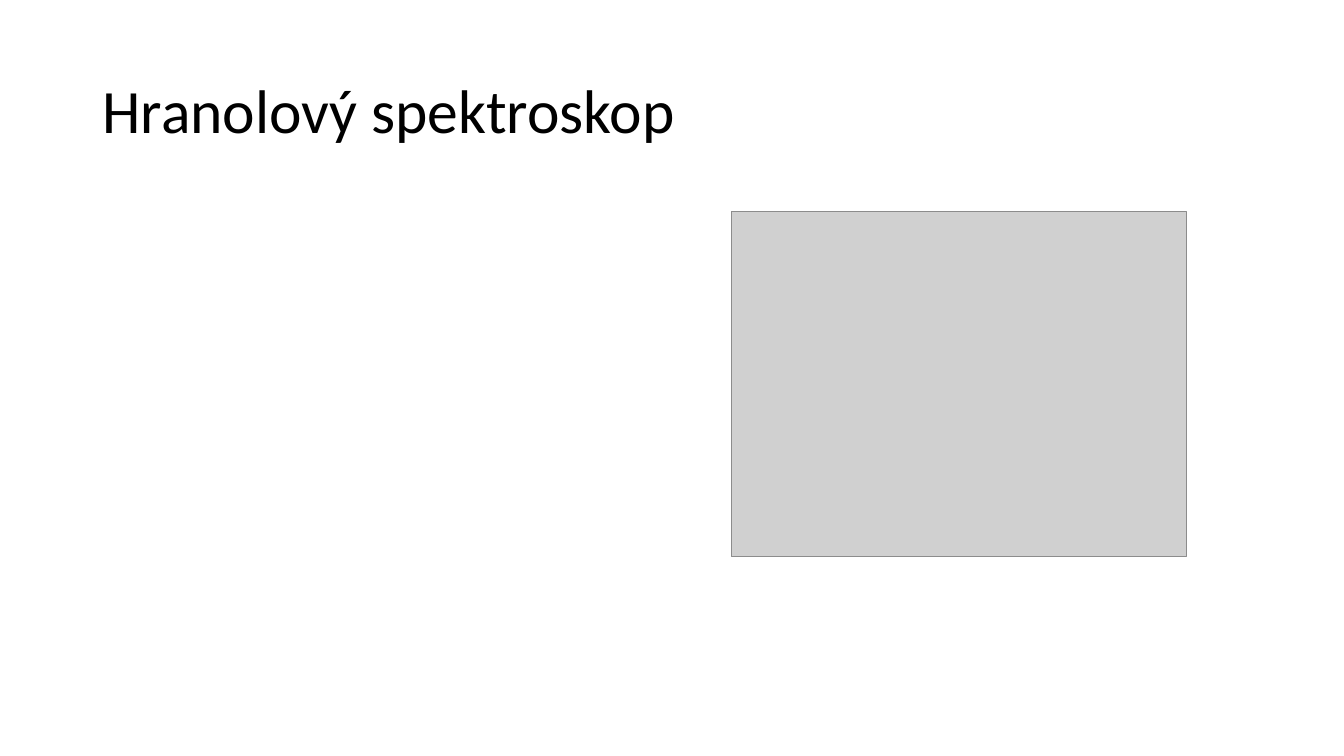
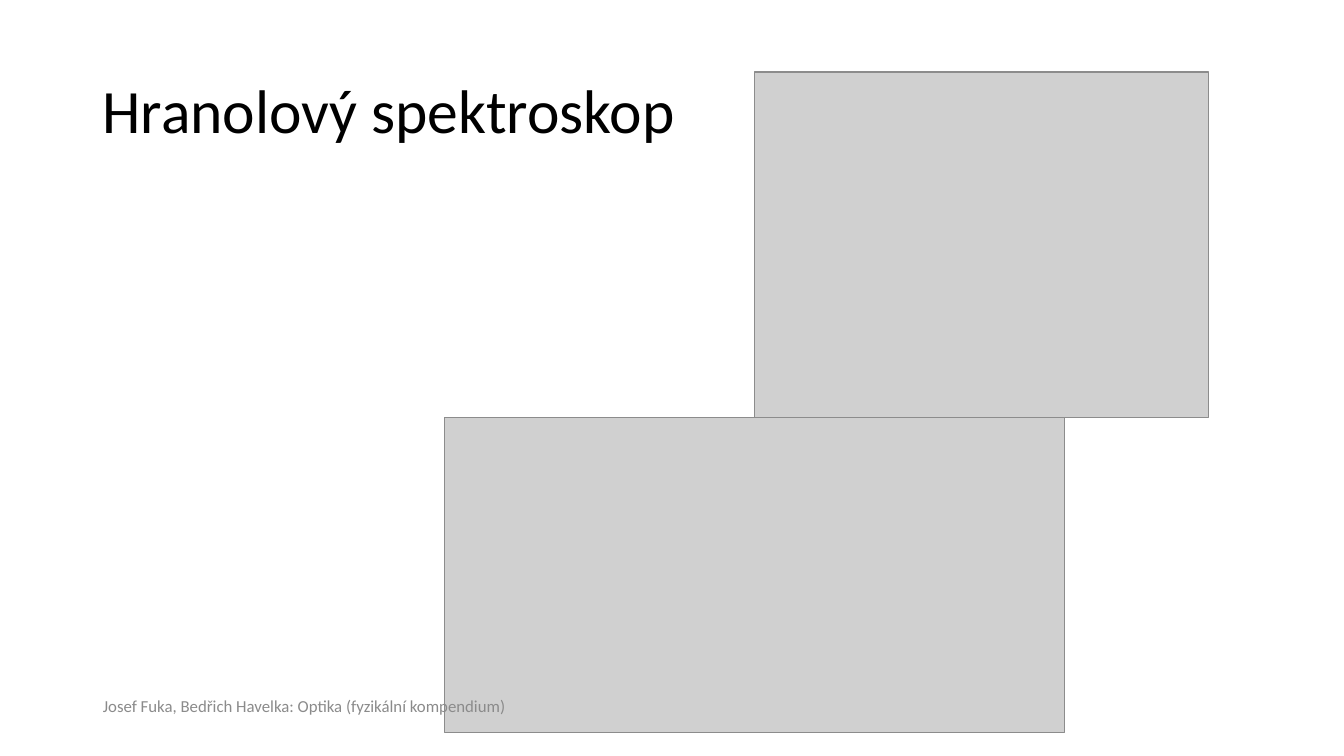
Before and after one commit to Setty32/FYO, a slide deck: slide 6 of doc/presentation.pptx. Drawn at 1344x756 pixels with LibreOffice and Linux fonts; fonts in the diff are those of the drawing; grey boxes stand for pictures. Boxes give left, top, right and bottom in pixels: in the first picture for what was removed or moved away, otherwise in the second. Text is boxed around its words. In the diff, an @@ line names an element or a change of style, - is before the commit and + after.

Commit message:
difrakcny spektroskop

```diff
--- a/doc/presentation.pptx
+++ b/doc/presentation.pptx
@@ picture: place and size @@
-picture at (732, 212, 1187, 558)
+picture at (754, 72, 1209, 417)
@@ picture added at (445, 417, 1066, 732) @@
@@ text added at (103, 699, 505, 717), 12 pt, text #8C8C8C @@
+Josef Fuka, Bedřich Havelka: Optika (fyzikální kompendium)
```
Also in this commit, not shown: 1 other slide changed, 1 slide added.
